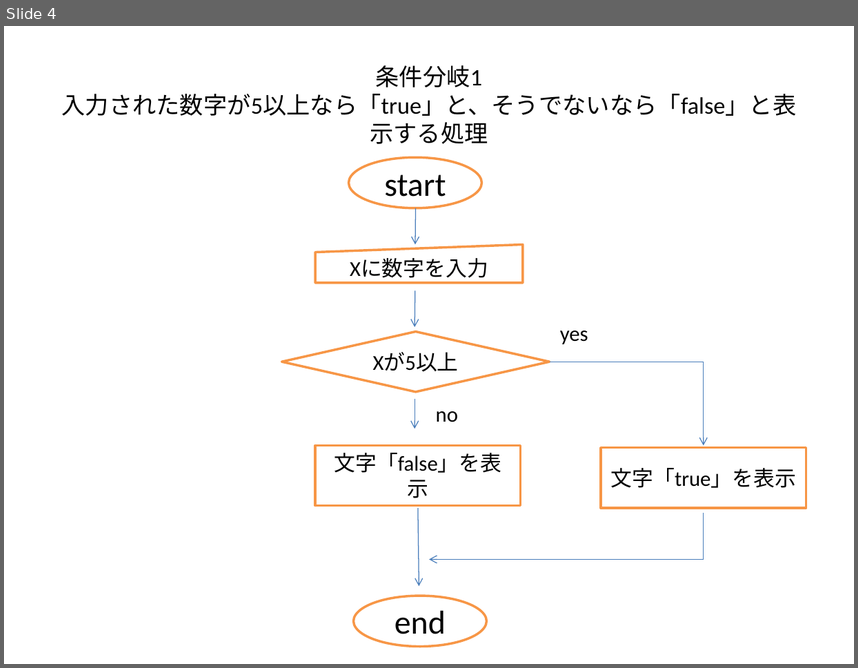
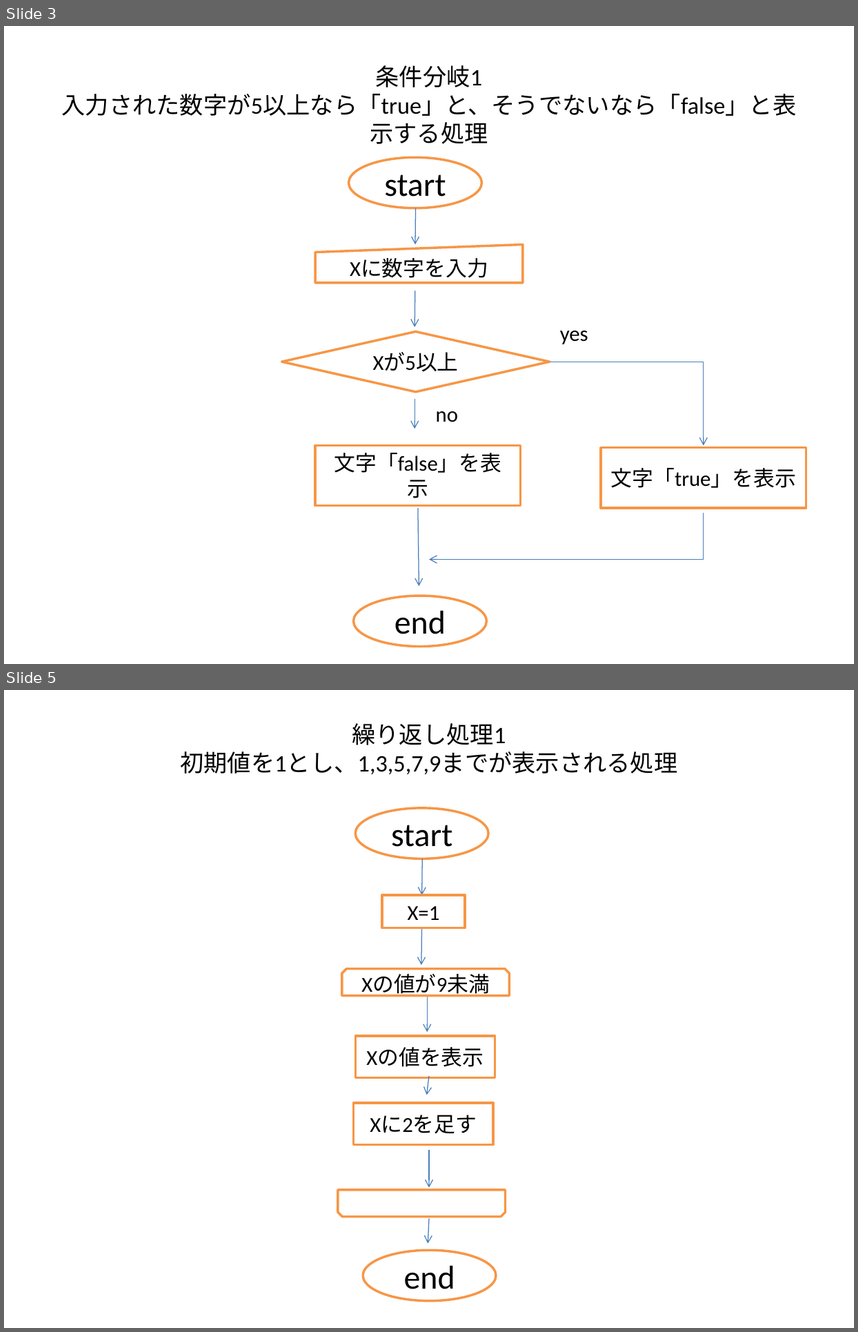
Before and after one commit to kg1camp/camp, a slide deck: CampChallenge_PHP/000.座学/kadai.pptx. Shown one above the other, each under a label of ours: slide 4 before the commit, slides 3 and 5 after it; the slides between them are not shown. The pictures are 858x668 and 858x1332 pixels, drawn with LibreOffice and Linux fonts; fonts in the diff are those of the drawing. Boxes give left, top, right and bottom in pixels: in the first picture for what was removed or moved away, otherwise in the second. Text is boxed around its words. In the diff, an @@ line names an element or a change of style, - is before the commit and + after.

```diff
--- a/CampChallenge_PHP/000.座学/kadai.pptx
+++ b/CampChallenge_PHP/000.座学/kadai.pptx
@@ slide 5 added at (4,690,854,1328), background #FFFFFF @@
@@ title added at (180,723,677,774), 20 pt, text #000000 @@
+繰り返し処理1
+初期値を1とし、1,3,5,7,9までが表示される処理
@@ ellipse added at (355,808,488,859), fill #FFFFFF, outline #F79646 2 pt, 28 pt, text #000000 @@
+start
@@ arrow added from (422, 858) to (422, 895), #4B7EBC 0.75 pt @@
@@ rectangle added at (382,895,465,928), fill #FFFFFF, outline #F79646 2 pt, 18 pt, text #000000 @@
+X=1
@@ arrow added from (422, 929) to (421, 965), #4B7EBC 0.75 pt @@
@@ snip same rect added at (342,969,510,995), fill #FFFFFF, outline #F79646 2 pt, 18 pt, text #000000 @@
+Xの値が9未満
@@ arrow added from (428, 995) to (428, 1032), #4B7EBC 0.75 pt @@
@@ rectangle added at (355,1035,495,1077), fill #FFFFFF, outline #F79646 2 pt, 18 pt, text #000000 @@
+Xの値を表示
@@ arrow added from (429, 1076) to (426, 1094), #4B7EBC 0.75 pt @@
@@ rectangle added at (353,1103,493,1144), fill #FFFFFF, outline #F79646 2 pt, 18 pt, text #000000 @@
+Xに2を足す
@@ arrow added from (429, 1149) to (429, 1187), #4B7EBC 0.75 pt @@
@@ snip same rect added at (338,1190,506,1216), fill #FFFFFF, outline #F79646 2 pt @@
@@ arrow added from (429, 1218) to (428, 1243), #4B7EBC 0.75 pt @@
@@ ellipse added at (363,1250,496,1301), fill #FFFFFF, outline #F79646 2 pt, 28 pt, text #000000 @@
+end
@@ what was slide 4 is now slide 3 @@
```
Also in this commit, not shown: 7 other slides added, 1 slide removed, 1 other file.
